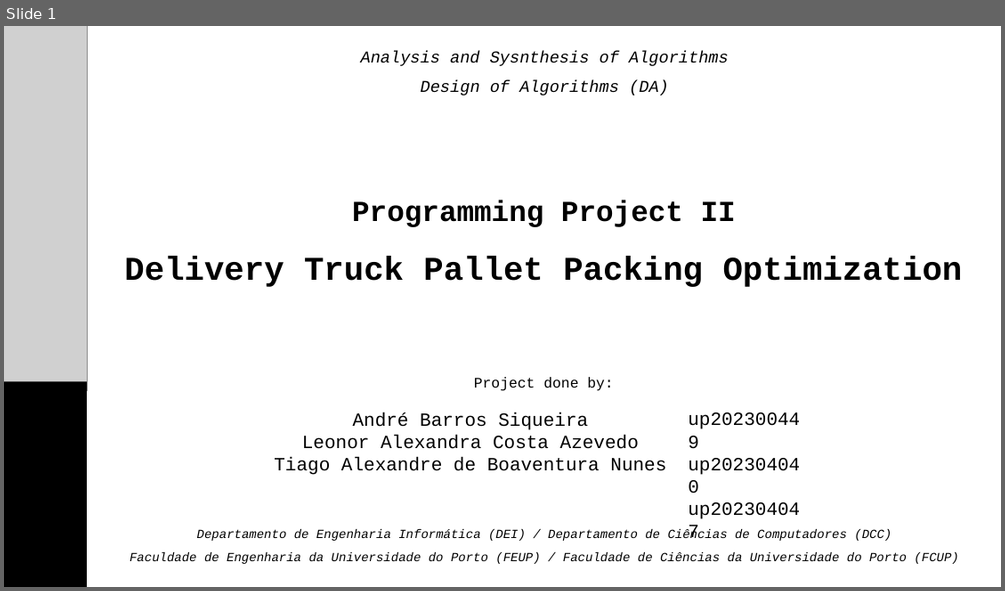
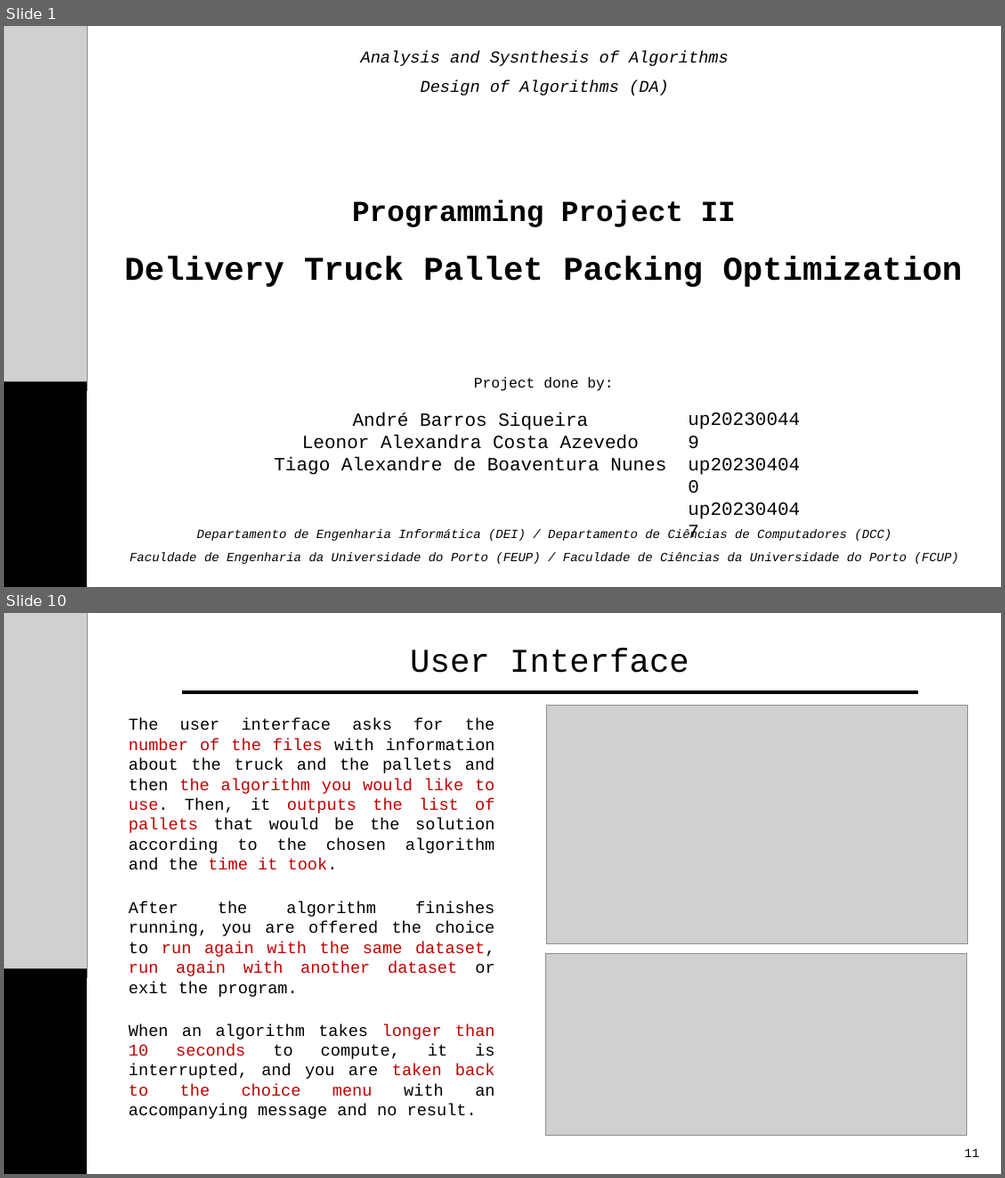
Before and after one commit to taguinhas/DA2425_PRJ2_G35, a slide deck: DA_P2_Presentation.pptx. Shown one above the other, each under a label of ours: slide 1 before the commit, slides 1 and 10 after it; the slides between them are not shown. The pictures are 1005x591 and 1005x1178 pixels, drawn with LibreOffice and Linux fonts; fonts in the diff are those of the drawing; grey boxes stand for pictures. Boxes give left, top, right and bottom in pixels: in the first picture for what was removed or moved away, otherwise in the second. Text is boxed around its words. In the diff, an @@ line names an element or a change of style, - is before the commit and + after.

```diff
--- a/DA_P2_Presentation.pptx
+++ b/DA_P2_Presentation.pptx
@@ slide 10 added at (4, 613, 1001, 1174), background #FFFFFF @@
@@ picture added at (4, 613, 87, 977) @@
@@ text added at (410, 648, 689, 673), 32 pt, text #000000 @@
+User Interface
@@ line added from (182, 692) to (918, 692), #000000 3 pt @@
@@ text added at (129, 718, 495, 870), 16 pt, text #000000 @@
+The user interface asks for the number of the files with information about the truck and the pallets and then the algorithm you would like to use. Then, it outputs the list of pallets that would be the solution according to the chosen algorithm and the time it took.
@@ picture added at (546, 705, 968, 943) @@
@@ text added at (129, 901, 495, 997), 16 pt, text #000000 @@
+After the algorithm finishes running, you are offered the choice to run again with the same dataset, run again with another dataset or exit the program.
@@ picture added at (545, 953, 967, 1135) @@
@@ rectangle added at (4, 968, 87, 1174), fill #000000 @@
@@ text added at (129, 1024, 495, 1119), 16 pt, text #000000 @@
+When an algorithm takes longer than 10 seconds to compute, it is interrupted, and you are taken back to the choice menu with an accompanying message and no result.
@@ text added at (964, 1148, 979, 1157), 12 pt, text #000000 @@
+11
```
Also in this commit, not shown: 4 slides changed, 9 other slides added, 11 slides removed.
